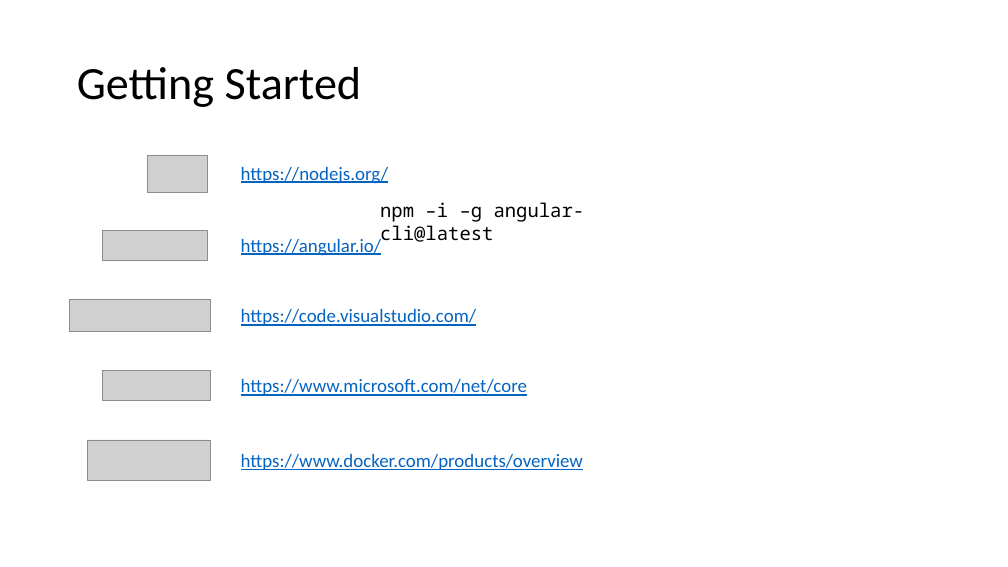
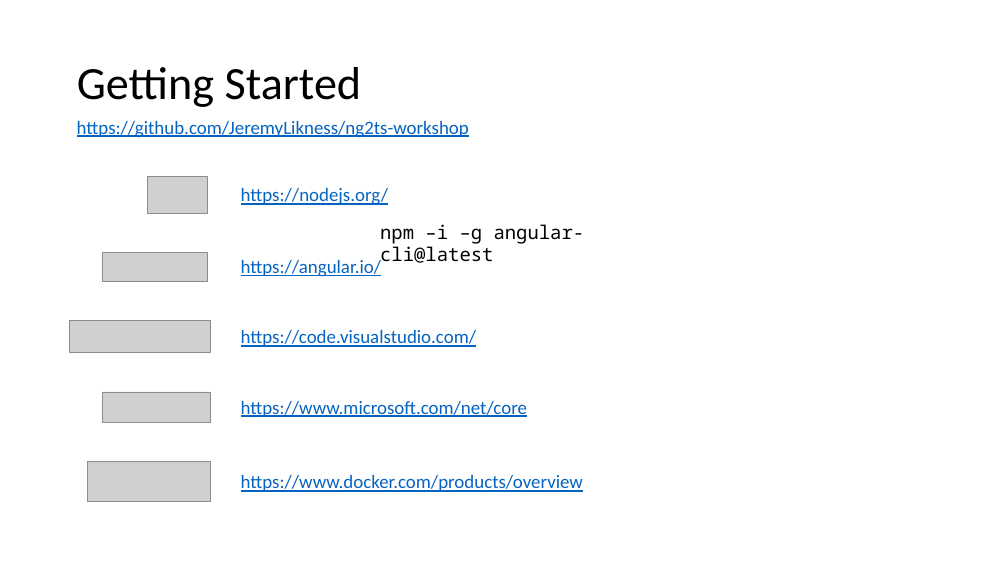
Before and after one commit to JeremyLikness/ng2ts-workshop, a slide deck: slide 2 of 00Intro/ng2.pptx. Drawn at 1008x567 pixels with LibreOffice and Linux fonts; fonts in the diff are those of the drawing; grey boxes stand for pictures. Boxes give left, top, right and bottom in pixels: in the first picture for what was removed or moved away, otherwise in the second. Text is boxed around its words. In the diff, an @@ line names an element or a change of style, - is before the commit and + after.

```diff
--- a/00Intro/ng2.pptx
+++ b/00Intro/ng2.pptx
@@ text added at <box>77,121,469,138</box>, 18 pt, text #0563C1, underline @@
+https://github.com/JeremyLikness/ng2ts-workshop
@@ 6 texts, 5 pictures: place and size @@
-6 texts, 5 pictures at <box>70,156,585,481</box>
+6 texts, 5 pictures at <box>70,177,585,502</box>
```
Also in this commit, not shown: 38 other files.
